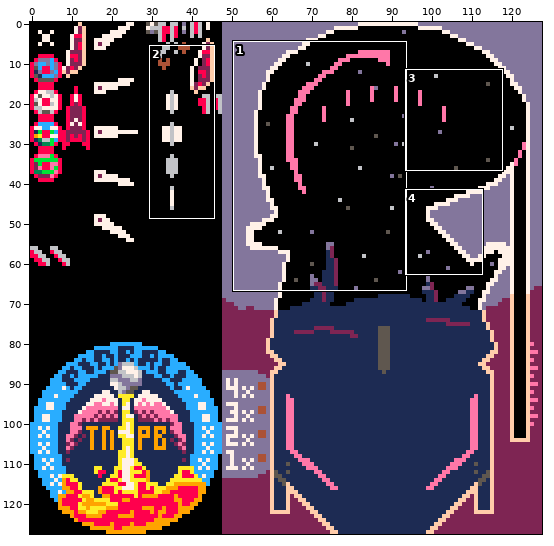
Edited in one commit: sprite sheet (spr.png). The picture above shows the old version from afar; the outline marks the close-up.
Close-up. Earlier state:
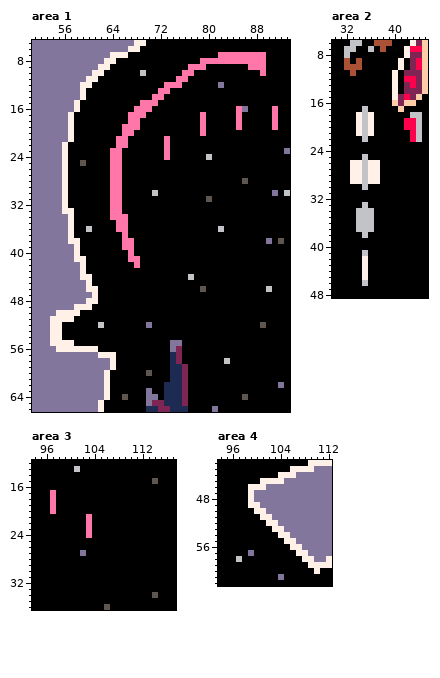
The file is 128x128 pixels. Shown: area 1: x 51..93, y 5..66; area 2: x 30..45, y 6..48; area 3: x 94..117, y 12..36; area 4: x 94..112, y 42..62. The commit also changed other parts of the picture, which this record leaves out.
And afterwards:
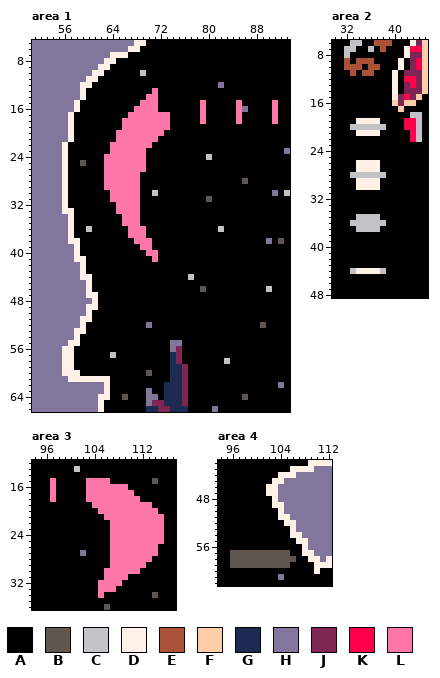
Palette (. is transparent): A #000000  B #5f574f  C #c2c3c7  D #fff1e8  E #ab5236  F #ffccaa  G #1d2b53  H #83769c  J #7e2553  K #ff004d  L #ff77a8
Changes in this commit:
Changed rows in their new state; - is an unchanged pixel.
Area 1:
first column x 63:
 7 -------------------AAAAAAAA--
 8 ----------------AAAAAAAAAAA--
 9 --------------AAA-------AAA--
10 -------------AA-----------A--
11 ------------AA---------------
12 ----------AAA----------------
13 --------LAA------------------
14 -------L-A-------------------
15 ----------------L-----L-----L
16 --------L-------L------------
17 -------LLLL------------------
18 ---L--LLLLL------------------
19 ------LLLLL-----A-----A-----A
20 --L--LLLLL------A------------
21 ----LLLLL-A------------------
22 -L--LLLL--A------------------
23 ---LLLL---A------------------
24 L--LLLL---A------------------
25 L--LLLL----------------------
26 L--LLLL----------------------
27 L--LLL-----------------------
28 L--LLL-----------------------
29 L--LLL-----------------------
30 ---LLL-----------------------
31 ---LLL-----------------------
32 -A-LLL-----------------------
33 -A-LLL-----------------------
34 -AA-LL-----------------------
35 --A-LL-----------------------
36 --AALLL----------------------
37 ---ALLL----------------------
38 ---AALLL---------------------
39 ---AA-LL---------------------
40 ----A--LL--------------------
41 ----AA--L--------------------
42 -----A-----------------------
first column x 54:
46 -------A---
47 ------D----
48 ------H----
49 ----HH-D---
50 -HHHHHD----
51 HHHHHDD----
52 HHHHHD--A--
53 HHHHDD-----
54 HHHHD------
55 HHH-D------
56 -H--AAAA---
57 --DDAAAAAAC
58 --DDAAAAAAA
59 --DDAAAAAAA
60 --DDDAAAAA-
61 ---DDDDDD--
64 --------D--
Area 2:
first column x 35:
 9 EE-
10 -EE
11 EE-
first column x 33:
17 --A---
18 -AAA--
19 --D-D-
20 CC-CCC
21 --D-D-
22 --A---
25 --A---
26 A-D---
27 A-D---
28 CC-CCC
29 A-D---
30 -DDDD-
33 --A---
34 -AAA--
35 ----C-
36 C---CC
37 ----C-
38 --A---
41 --A---
42 --A---
43 --A---
44 CD-DDC
45 --A---
46 --A---
Area 3:
first column x 97:
15 L-----LLLL---------
16 L-----LLLLLLL------
17 ------LLLLLLLL-----
18 ------LLLLLLLLL----
19 A------LLLLLLLLLL--
20 A-------LLLLLLLLLL-
21 ------A--LLLLLLLLLL
22 ------A---LLLLLLLLL
23 ------A---LLLLLLLLL
24 ------A---LLLLLLLLL
25 ----------LLLLLLLLL
26 ----------LLLLLLLL-
27 ----------LLLLLLLL-
28 ----------LLLLLLL--
29 ----------LLLLLL---
30 ---------LLLLLL----
31 ---------LLLL------
32 --------LLLL-------
33 --------LLL--------
34 --------L----------
Area 4:
first column x 96:
45 -----AA--------
46 ---AAADD-------
47 ---AAADD-------
48 ---AAAAD-------
49 ---AAAADD------
50 ----AAAAD------
51 -----AAADD-----
52 ------AAADD----
53 -------AAAD----
54 --------AADD---
55 ---------AADD--
56 ----------AAD--
57 BBBBBBBBBB-A-D-
58 BBBBBBBBBBB-A-D
59 BBBBBBBBBB---A-
Changed places in both close-ups, as pixel boxes (x1, y1, x2, y2):
changed: (104, 52, 266, 268)
changed: (272, 100, 278, 130)
changed: (50, 286, 116, 400)
changed: (362, 58, 380, 76)
changed: (350, 106, 386, 286)
changed: (50, 478, 56, 514)
changed: (86, 478, 164, 598)
changed: (230, 478, 320, 568)
